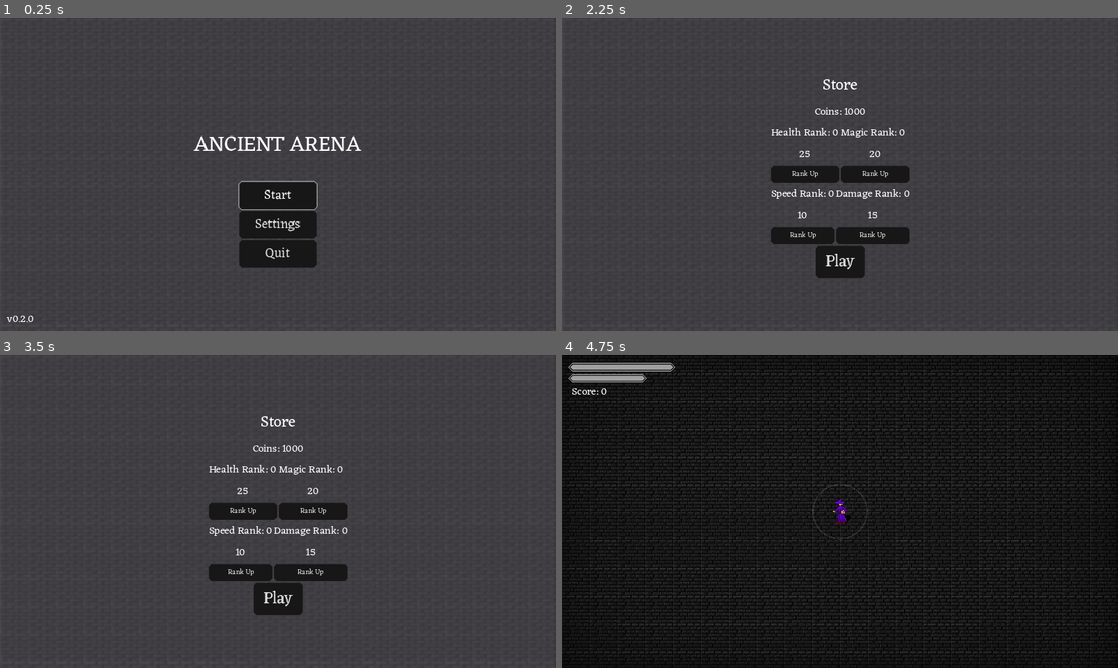
Above: before the commit, frames 1-4 (two rows, left to right).
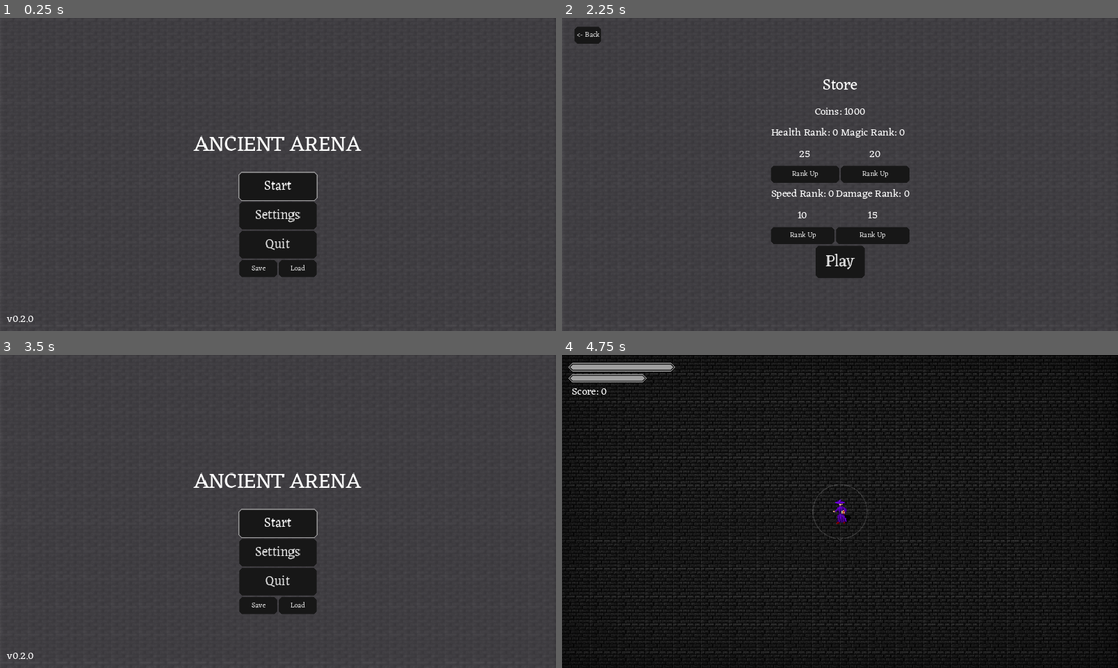
Above: after the commit, the same moments.

Repository: adrianwhatfield/ancient-arena
Game: Godot game, scene res://Scenes/Scenes/Menu/main_menu.tscn
The game is run twice, just before and just after one commit, with the same random seed, the same clock (stepped at 60 frames per second) and the same inputs.
Inputs (mouse positions are in pixels of both pictures, inside the frame that each line leads up to):
- Up to frame 1 (0.25 s): no input
- Up to frame 2 (2.25 s): click (817, 268) at 0.5 s, where only the run after the commit has a clickable "Save"; click (862, 268) at 1.25 s, where only the run after the commit has a clickable "Load"; click "Start" at 2 s
- Up to frame 3 (3.5 s): click (27, 370) at 2.75 s, where only the run after the commit has a clickable "<- Back"
- Up to frame 4 (4.75 s): click (840, 524) at 3.5 s, where only the run after the commit has a clickable "Start"; click "Play" at 4.25 s

The runs differ from the first frame. In frame 1, 1.8% of the frame differs, in the area x 42-58%, y 49-83%; in frame 2, 0.2%; in frame 3, 5.5%, in the area x 1-65%, y 19-98%; in frame 4, nothing differs.

Commit message:
Add saving and loading

Diff:
--- a/ancient_arena/Scenes/Scenes/Menu/main_menu.tscn
+++ b/ancient_arena/Scenes/Scenes/Menu/main_menu.tscn
@@ -89,6 +89,20 @@
 theme_override_font_sizes/font_size = 30
 text = "Quit"
 
+[node name="SaveLoad" type="HBoxContainer" parent="VBoxContainer"]
+layout_mode = 2
+alignment = 1
+
+[node name="Save" type="Button" parent="VBoxContainer/SaveLoad"]
+layout_mode = 2
+size_flags_horizontal = 3
+text = "Save"
+
+[node name="Load" type="Button" parent="VBoxContainer/SaveLoad"]
+layout_mode = 2
+size_flags_horizontal = 3
+text = "Load"
+
 [node name="Version" type="Label" parent="."]
 layout_mode = 1
 anchors_preset = 2
@@ -106,3 +120,5 @@
 [connection signal="pressed" from="VBoxContainer/Start" to="." method="_on_button_pressed"]
 [connection signal="pressed" from="VBoxContainer/Settings" to="." method="_on_button_2_pressed"]
 [connection signal="pressed" from="VBoxContainer/Quit" to="." method="_on_button_3_pressed"]
+[connection signal="pressed" from="VBoxContainer/SaveLoad/Save" to="." method="_on_save_pressed"]
+[connection signal="pressed" from="VBoxContainer/SaveLoad/Load" to="." method="_on_load_pressed"]
--- a/ancient_arena/Scenes/Scenes/Menu/store_screen.tscn
+++ b/ancient_arena/Scenes/Scenes/Menu/store_screen.tscn
@@ -163,8 +163,17 @@
 
 [node name="MenuMusic" parent="." instance=ExtResource("5_l0ipv")]
 
+[node name="Button" type="Button" parent="."]
+layout_mode = 0
+offset_left = 29.0
+offset_top = 20.0
+offset_right = 90.0
+offset_bottom = 58.0
+text = "<- Back"
+
 [connection signal="pressed" from="VBoxContainer/VBoxContainer/HBoxContainer/Health/RankUp" to="." method="_on_health_rank_up_pressed"]
 [connection signal="pressed" from="VBoxContainer/VBoxContainer/HBoxContainer/Magic/RankUp" to="." method="_on_magic_rank_up_pressed"]
 [connection signal="pressed" from="VBoxContainer/VBoxContainer/HBoxContainer2/Speed/RankUp" to="." method="_on_speed_rank_up_pressed"]
 [connection signal="pressed" from="VBoxContainer/VBoxContainer/HBoxContainer2/Damage/RankUp" to="." method="_on_damage_rank_up_pressed"]
 [connection signal="pressed" from="VBoxContainer/Play" to="." method="_on_play_pressed"]
+[connection signal="pressed" from="Button" to="." method="_on_button_pressed"]
--- a/ancient_arena/Scripts/main_menu.gd
+++ b/ancient_arena/Scripts/main_menu.gd
@@ -6,6 +6,9 @@
 func _ready():
 	$VBoxContainer/Start.grab_focus()
 	stats.reset()
+	set_settings()
+
+func set_settings():
 	if settings.fullscreen == true:
 		settings.set_fullscreen()
 	else:
@@ -22,3 +25,12 @@
 
 func _on_button_2_pressed():
 	get_tree().change_scene_to_file("res://Scenes/Scenes/Menu/settings_menu.tscn")
+
+
+func _on_save_pressed():
+	SaveGame.save_game()
+
+
+func _on_load_pressed():
+	SaveGame.load_game()
+	set_settings()
--- a/ancient_arena/Scripts/store_screen.gd
+++ b/ancient_arena/Scripts/store_screen.gd
@@ -72,3 +72,7 @@
 
 func _on_play_pressed():
 	get_tree().change_scene_to_file("res://Scenes/Scenes/Game/arena.tscn")
+
+
+func _on_button_pressed():
+	get_tree().change_scene_to_file("res://Scenes/Scenes/Menu/main_menu.tscn")
--- a/ancient_arena/save_game.gd
+++ b/ancient_arena/save_game.gd
@@ -4,21 +4,33 @@
 const STATS_SAVE_FILE = "stats.tres"
 const SETTINGS_SAVE_FILE = "settings.tres"
 
-#@export var stats: Stats
-#@export var settings: Settings
+@onready var stats: Stats = preload("res://Resources/player_stats.tres")
+@onready var settings: Settings = preload("res://Resources/player_settings.tres")
 
 func verify_save_directory(path: String):
 	DirAccess.make_dir_absolute(path)
 
 func save_game():
-	pass
-	#ResourceSaver.save(stats, SAVE_PATH + STATS_SAVE_FILE)
-	#ResourceSaver.save(settings, SAVE_PATH + SETTINGS_SAVE_FILE)
+	ResourceSaver.save(stats, SAVE_PATH + STATS_SAVE_FILE)
+	ResourceSaver.save(settings, SAVE_PATH + SETTINGS_SAVE_FILE)
 
 func load_game():
-	pass
-	#stats = ResourceLoader.load(SAVE_PATH + STATS_SAVE_FILE).duplicate(true)
-	#settings = ResourceLoader.load(SAVE_PATH + SETTINGS_SAVE_FILE).duplicate(true)
+	var loaded_stats = ResourceLoader.load(SAVE_PATH + STATS_SAVE_FILE).duplicate(true)
+	var loaded_settings = ResourceLoader.load(SAVE_PATH + SETTINGS_SAVE_FILE).duplicate(true)
+
+	stats.health = loaded_stats.health
+	stats.health_regen = loaded_stats.health_regen
+	stats.mana = loaded_stats.mana
+	stats.mana_regen = loaded_stats.mana_regen
+	stats.damage = loaded_stats.damage
+	stats.speed = loaded_stats.speed
+	stats.coins = loaded_stats.coins
+
+	settings.gamepad = loaded_settings.gamepad
+	settings.fullscreen = loaded_settings.fullscreen
+	settings.volume = loaded_settings.volume
+	settings.resolution = loaded_settings.resolution
+
 
 func _ready():
 	verify_save_directory(SAVE_PATH)
Not shown: 9 places in ancient_arena/Resources/gui_theme.tres that only renumber resources
